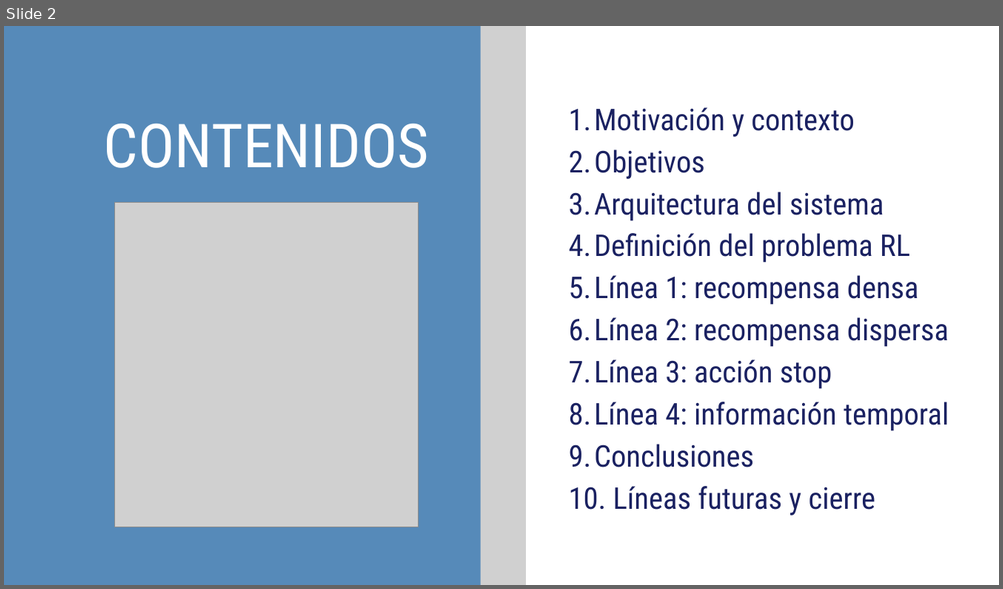
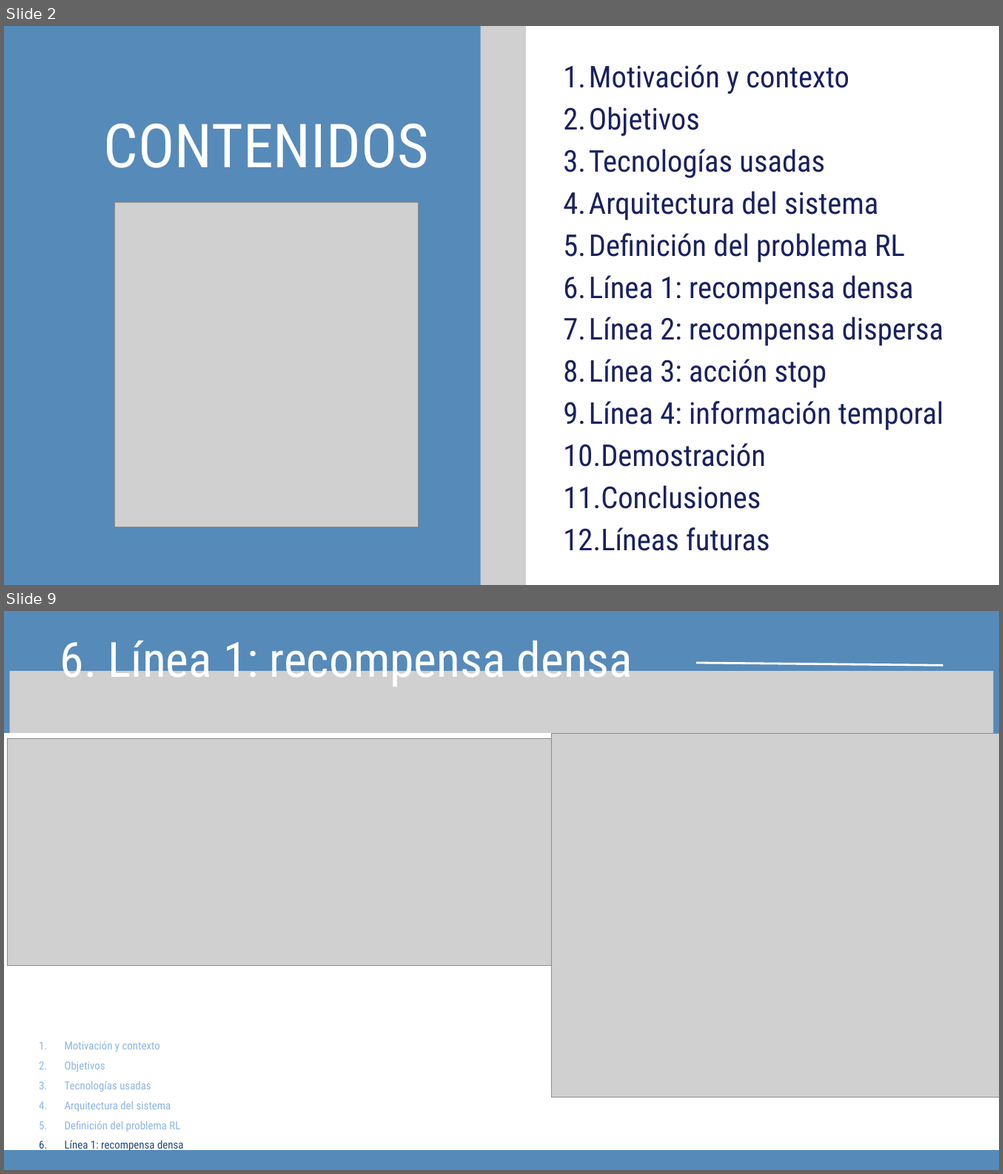
Before and after one commit to davidsolero/TFG-Coppelia-Reinforcement-Learning, a slide deck: redaccion/defensa/Presentación Trabajo Final Tesis Profesional Moderna Sencilla Azul .pptx. Shown one above the other, each under a label of ours: slide 2 before the commit, slides 2 and 9 after it; the slides between them are not shown. The pictures are 1003x589 and 1003x1174 pixels, drawn with LibreOffice and Linux fonts; fonts in the diff are those of the drawing; grey boxes stand for pictures. Boxes give left, top, right and bottom in pixels: in the first picture for what was removed or moved away, otherwise in the second. Text is boxed around its words. In the diff, an @@ line names an element or a change of style, - is before the commit and + after.

```diff
--- a/redaccion/defensa/Presentación Trabajo Final Tesis Profesional Moderna Sencilla Azul .pptx
+++ b/redaccion/defensa/Presentación Trabajo Final Tesis Profesional Moderna Sencilla Azul .pptx
@@ slide 9 added at <box>4,611,999,1170</box>, background #568AB9 @@
@@ text added at <box>60,640,632,689</box>, 70.3 pt, text #FFFFFF @@
+6. Línea 1: recompensa densa
@@ picture added at <box>9,671,993,760</box> @@
@@ line added from (696, 663) to (943, 665), #FFFFFF 3 pt @@
@@ freeform shape added at <box>4,733,999,1150</box>, fill #FFFFFF @@
@@ picture added at <box>8,738,560,966</box> @@
@@ picture added at <box>551,733,999,1097</box> @@
@@ text added at <box>65,1042,183,1153</box>, 16 pt, text #8EB4E3 @@
+  1. Motivación y contexto
+  2. Objetivos
+  3. Tecnologías usadas
+  4. Arquitectura del sistema
+  5. Definición del problema RL
+  6. Línea 1: recompensa densa
@@ slide 2 changed as well @@
@@ freeform shape at <box>525,26,999,585</box>: outline redrawn @@
@@ text "Motivación y contexto": place and size @@
-text "Motivación y contexto" at <box>569,107,948,516</box>
+text "Motivación y contexto" at <box>563,64,943,551</box>
@@ text at <box>563,149,825,178</box>: paragraph added @@
+  3. Tecnologías usadas
@@ text at <box>563,443,765,467</box>: paragraph added @@
+  10. Demostración
@@ text at <box>563,528,770,551</box>: text changed @@
-  10. Líneas futuras y cierre
+  12. Líneas futuras
```
Also in this commit, not shown: 6 other slides changed, 11 other slides added, 8 slides removed.
